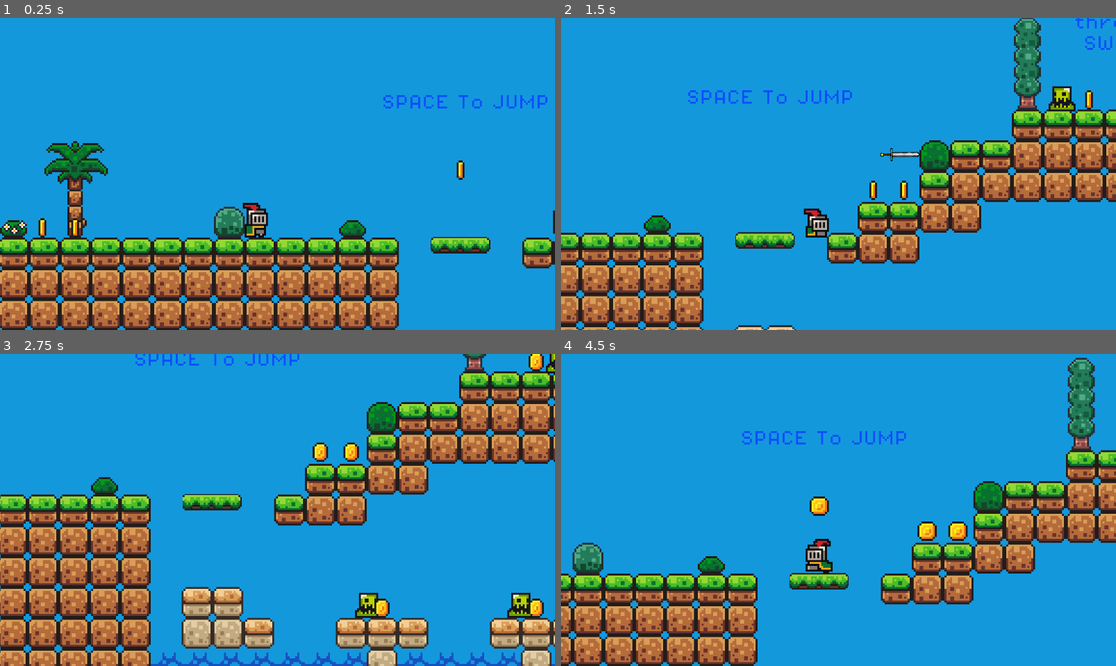
Above: before the commit, frames 1-4 (two rows, left to right).
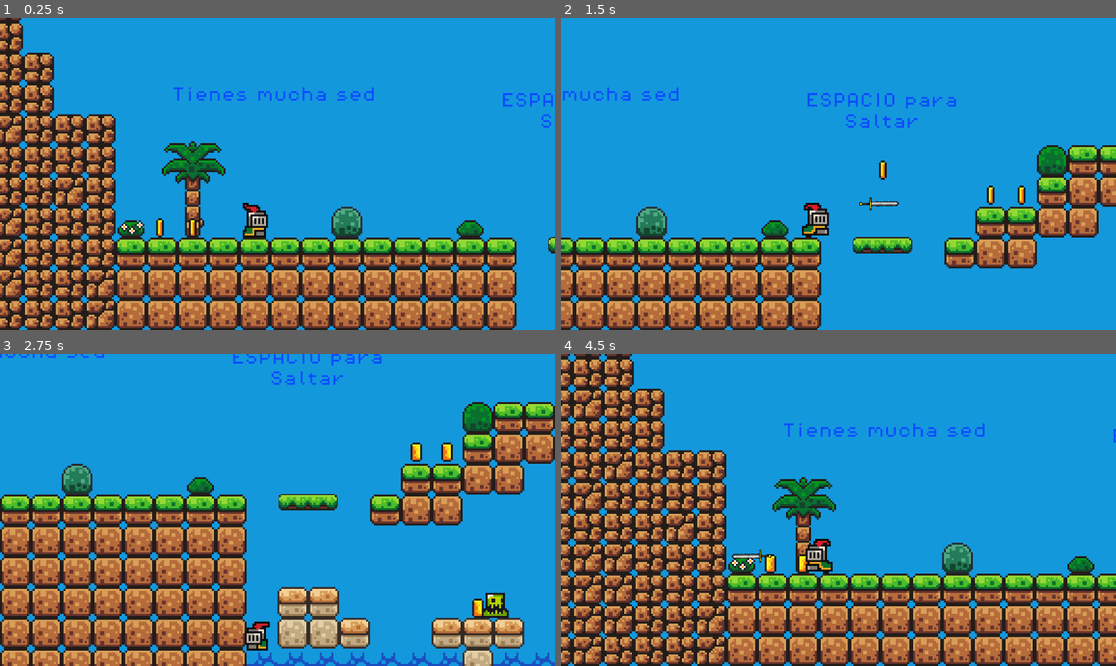
Above: after the commit, the same moments.

Repository: IES-Rafael-Alberti/primer-juego-2d
Game: Godot game, scene res://scenes/game.tscn
The game is run twice, just before and just after one commit, with the same random seed, the same clock (stepped at 60 frames per second) and the same inputs.
Inputs:
- Up to frame 1 (0.25 s): no input
- Up to frame 2 (1.5 s): tap E (fire) at 0.5, 0.6, 1.25, 1.35 s; hold Right (move_right) from 0.53 s (still down); tap Space (jump) at 0.77 s
- Up to frame 3 (2.75 s): tap Space (jump) at 1.52 s; tap E (fire) at 2, 2.1 s; release Right (move_right) at 2.03 s; hold Left (move_left) from 2.03 s (still down)
- Up to frame 4 (4.5 s): tap E (fire) at 2.75, 2.85, 3.5, 3.6, 4.25, 4.35 s; release Left (move_left) at 2.78 s; hold Right (move_right) 2.78-4.28 s; tap Space (jump) at 3.02, 3.77 s; hold Left (move_left) from 4.28 s (still down)

The runs differ from the first frame. In frame 1, 34% of the frame differs, in the area x 0-100%, y 0-100%; in frame 2, 32%; in frame 3, 41%; in frame 4, 51%.

Commit message:
cambio de idioma al español

Diff:
--- a/scenes/coin.tscn
+++ b/scenes/coin.tscn
@@ -98,6 +98,45 @@
 
 [sub_resource type="CircleShape2D" id="CircleShape2D_svk5y"]
 radius = 5.0
+
+[sub_resource type="Animation" id="Animation_d14el"]
+length = 0.001
+tracks/0/type = "value"
+tracks/0/imported = false
+tracks/0/enabled = true
+tracks/0/path = NodePath("AnimatedSprite2D:visible")
+tracks/0/interp = 1
+tracks/0/loop_wrap = true
+tracks/0/keys = {
+"times": PackedFloat32Array(0),
+"transitions": PackedFloat32Array(1),
+"update": 1,
+"values": [true]
+}
+tracks/1/type = "value"
+tracks/1/imported = false
+tracks/1/enabled = true
+tracks/1/path = NodePath("CollisionShape2D:disabled")
+tracks/1/interp = 1
+tracks/1/loop_wrap = true
+tracks/1/keys = {
+"times": PackedFloat32Array(0),
+"transitions": PackedFloat32Array(1),
+"update": 1,
+"values": [false]
+}
+tracks/2/type = "value"
+tracks/2/imported = false
+tracks/2/enabled = true
+tracks/2/path = NodePath("PickupSound:playing")
+tracks/2/interp = 1
+tracks/2/loop_wrap = true
+tracks/2/keys = {
+"times": PackedFloat32Array(0),
+"transitions": PackedFloat32Array(1),
+"update": 1,
+"values": [false]
+}
 
 [sub_resource type="Animation" id="Animation_11l1o"]
 resource_name = "pickup"
@@ -144,7 +183,7 @@
 tracks/3/interp = 1
 tracks/3/loop_wrap = true
 tracks/3/keys = {
-"times": PackedFloat32Array(1.0333333),
+"times": PackedFloat32Array(1.1333333),
 "transitions": PackedFloat32Array(1),
 "values": [{
 "args": [],
@@ -152,45 +191,6 @@
 }]
 }
 
-[sub_resource type="Animation" id="Animation_d14el"]
-length = 0.001
-tracks/0/type = "value"
-tracks/0/imported = false
-tracks/0/enabled = true
-tracks/0/path = NodePath("AnimatedSprite2D:visible")
-tracks/0/interp = 1
-tracks/0/loop_wrap = true
-tracks/0/keys = {
-"times": PackedFloat32Array(0),
-"transitions": PackedFloat32Array(1),
-"update": 1,
-"values": [true]
-}
-tracks/1/type = "value"
-tracks/1/imported = false
-tracks/1/enabled = true
-tracks/1/path = NodePath("CollisionShape2D:disabled")
-tracks/1/interp = 1
-tracks/1/loop_wrap = true
-tracks/1/keys = {
-"times": PackedFloat32Array(0),
-"transitions": PackedFloat32Array(1),
-"update": 1,
-"values": [false]
-}
-tracks/2/type = "value"
-tracks/2/imported = false
-tracks/2/enabled = true
-tracks/2/path = NodePath("PickupSound:playing")
-tracks/2/interp = 1
-tracks/2/loop_wrap = true
-tracks/2/keys = {
-"times": PackedFloat32Array(0),
-"transitions": PackedFloat32Array(1),
-"update": 1,
-"values": [false]
-}
-
 [sub_resource type="AnimationLibrary" id="AnimationLibrary_1ikuy"]
 _data = {
 &"RESET": SubResource("Animation_d14el"),
--- a/scenes/game.tscn
+++ b/scenes/game.tscn
@@ -224,14 +224,14 @@
 script = ExtResource("1_0tnpc")
 
 [node name="ScoreLabel" type="Label" parent="GameManager"]
-offset_left = 841.0
+offset_left = 848.0
 offset_top = -226.0
-offset_right = 919.0
+offset_right = 930.0
 offset_bottom = -196.0
 theme_override_colors/font_color = Color(0.043137256, 0.3019608, 1, 1)
 theme_override_fonts/font = ExtResource("9_vtaks")
 theme_override_font_sizes/font_size = 8
-text = "You collected x coins."
+text = "Has tomado X monedas"
 horizontal_alignment = 1
 autowrap_mode = 2
 
@@ -243,13 +243,12 @@
 theme_override_colors/font_color = Color(0.043137256, 0.3019608, 1, 1)
 theme_override_fonts/font = ExtResource("9_vtaks")
 theme_override_font_sizes/font_size = 8
-text = "“Feel like a drink?
-Sadly, you’re short x coins :(”"
+text = "¿Te apetece una bebida? Una pena que te falten X monedas :("
 horizontal_alignment = 1
 autowrap_mode = 2
 
 [node name="Player" parent="." instance=ExtResource("1_uwrxv")]
-position = Vector2(-14, 39)
+position = Vector2(-75, 42)
 
 [node name="Camera2D" type="Camera2D" parent="Player"]
 position = Vector2(12, -34)
@@ -375,36 +374,48 @@
 [node name="Labels" type="Node" parent="."]
 
 [node name="Label" type="Label" parent="Labels"]
-offset_left = 52.0
-offset_top = -33.0
-offset_right = 143.0
-offset_bottom = -10.0
+offset_left = 48.0
+offset_top = -34.0
+offset_right = 138.0
+offset_bottom = -11.0
 theme_override_colors/font_color = Color(0.043137256, 0.3019608, 1, 1)
 theme_override_fonts/font = ExtResource("7_gee14")
 theme_override_font_sizes/font_size = 8
-text = "SPACE To JUMP "
-
-[node name="Label4" type="Label" parent="Labels"]
-offset_left = 241.0
-offset_top = -83.0
-offset_right = 312.0
-offset_bottom = -53.0
-theme_override_colors/font_color = Color(0.043137256, 0.3019608, 1, 1)
-theme_override_fonts/font = ExtResource("7_gee14")
-theme_override_font_sizes/font_size = 8
-text = "Press E to throw a SWORD"
+text = "ESPACIO para Saltar"
 horizontal_alignment = 1
 autowrap_mode = 2
 
+[node name="Label5" type="Label" parent="Labels"]
+offset_left = -118.0
+offset_top = -37.0
+offset_right = -27.0
+offset_bottom = -14.0
+theme_override_colors/font_color = Color(0.043137256, 0.3019608, 1, 1)
+theme_override_fonts/font = ExtResource("7_gee14")
+theme_override_font_sizes/font_size = 8
+text = "Tienes mucha sed"
+
+[node name="Label4" type="Label" parent="Labels"]
+offset_left = 227.0
+offset_top = -83.0
+offset_right = 319.0
+offset_bottom = -42.0
+theme_override_colors/font_color = Color(0.043137256, 0.3019608, 1, 1)
+theme_override_fonts/font = ExtResource("7_gee14")
+theme_override_font_sizes/font_size = 8
+text = "Pulsa E para lanzar una Espada"
+horizontal_alignment = 1
+autowrap_mode = 2
+
 [node name="Label2" type="Label" parent="Labels"]
-offset_left = 586.0
+offset_left = 572.0
 offset_top = -81.0
-offset_right = 737.0
+offset_right = 742.0
 offset_bottom = -58.0
 theme_override_colors/font_color = Color(0.043137256, 0.3019608, 1, 1)
 theme_override_fonts/font = ExtResource("7_gee14")
 theme_override_font_sizes/font_size = 8
-text = "Enemies can be deadly..."
+text = "Cuidado con los enemigos..."
 
 [node name="Label3" type="Label" parent="Labels"]
 offset_left = 844.0
@@ -414,10 +425,13 @@
 theme_override_colors/font_color = Color(0.043137256, 0.3019608, 1, 1)
 theme_override_fonts/font = ExtResource("7_gee14")
 theme_override_font_sizes/font_size = 8
-text = "Great job!
+text = "Buen trabajo!
 "
 
 [node name="Slimes" type="Node" parent="."]
+
+[node name="Slime5" parent="Slimes" instance=ExtResource("7_u5sy4")]
+position = Vector2(260, 93)
 
 [node name="Slime2" parent="Slimes" instance=ExtResource("7_u5sy4")]
 position = Vector2(597, 14)
@@ -428,17 +442,14 @@
 [node name="Slime3" parent="Slimes" instance=ExtResource("7_u5sy4")]
 position = Vector2(789, -35)
 
+[node name="Slime4" parent="Slimes" instance=ExtResource("7_u5sy4")]
+position = Vector2(181, 93)
+
+[node name="Slime6" parent="Slimes" instance=ExtResource("7_u5sy4")]
+position = Vector2(501, -35)
+
+[node name="Slime7" parent="Slimes" instance=ExtResource("7_u5sy4")]
+position = Vector2(277, -34)
+
 [node name="Bottle" parent="." instance=ExtResource("11_kvpfn")]
 position = Vector2(711, -144)
-
-[node name="Slime2" parent="." instance=ExtResource("7_u5sy4")]
-position = Vector2(181, 93)
-
-[node name="Slime3" parent="." instance=ExtResource("7_u5sy4")]
-position = Vector2(260, 93)
-
-[node name="Slime4" parent="." instance=ExtResource("7_u5sy4")]
-position = Vector2(501, -35)
-
-[node name="Slime5" parent="." instance=ExtResource("7_u5sy4")]
-position = Vector2(277, -34)
--- a/scripts/game_manager.gd
+++ b/scripts/game_manager.gd
@@ -7,15 +7,15 @@
 
 func add_point():
 	score += 1
-	score_label.text = "You collected " + str(score) + " coins."
+	score_label.text = "Has tomado " + str(score) + " Monedas."
 	if score != BOTTLE:
-		score_label_2.text = "Feel like a drink? Sadly, you’re short " +  str(BOTTLE - score) + " coins :("
+		score_label_2.text = "¿Te apetece una bebida? Una pena que te falten " +  str(BOTTLE - score) + " monedas :("
 	else:
-		score_label_2.text = "Feel like a drink? It costs 20 coins. Go on, treat yourself :)"
+		score_label_2.text = "¿Te apetece una bebida? Cuesta 20 monedas. Para algo has tomado todas esas monedas, ¿no? :)"
 
 func drink():
 	if BOTTLE - score == 0:
-		score_label_2.text = "Enjoy! Drink responsibly :)"
+		score_label_2.text = "Disfrutala! Pero bebe responsablemente :)"
 		return true
 	else:
 		return false
